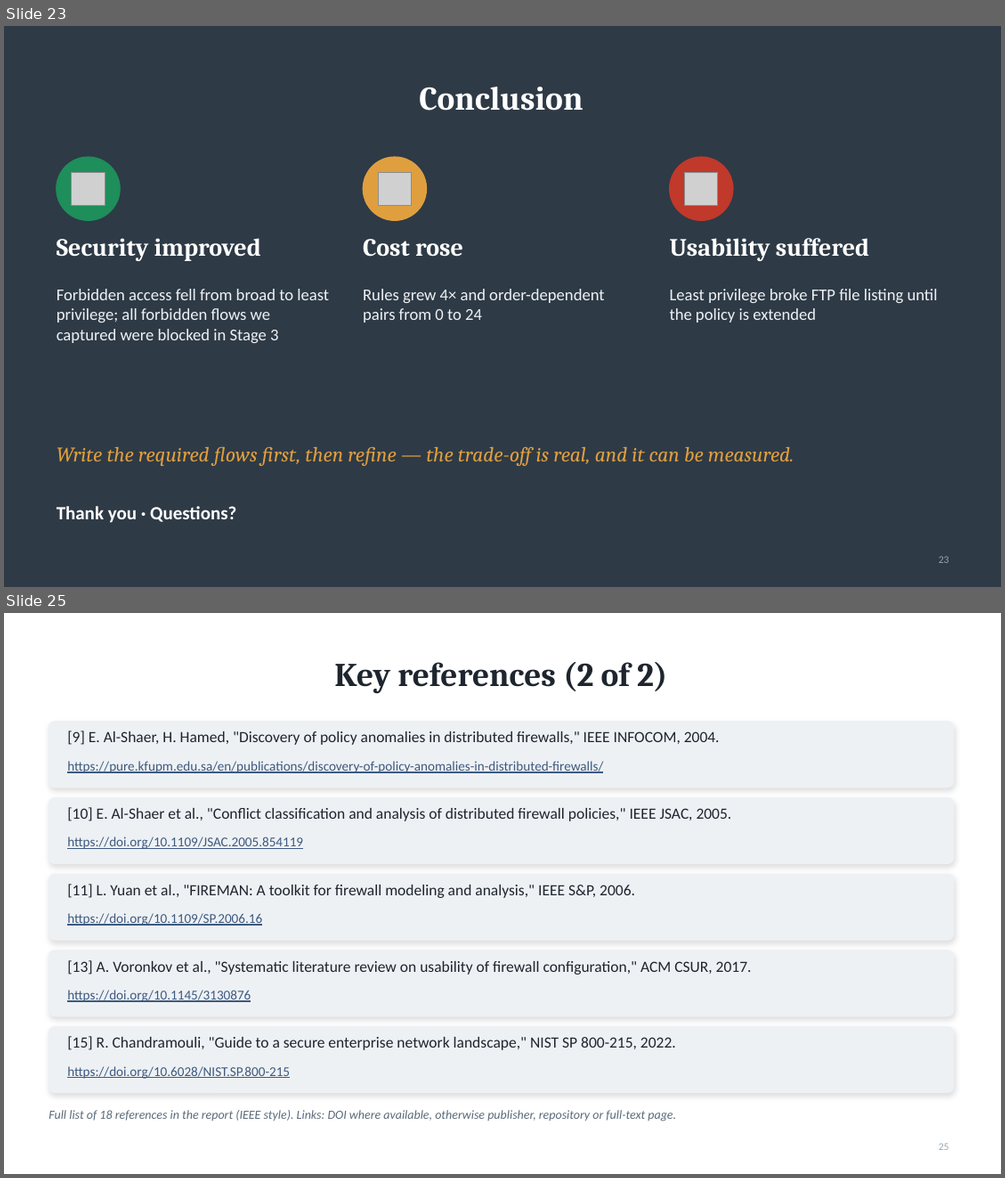
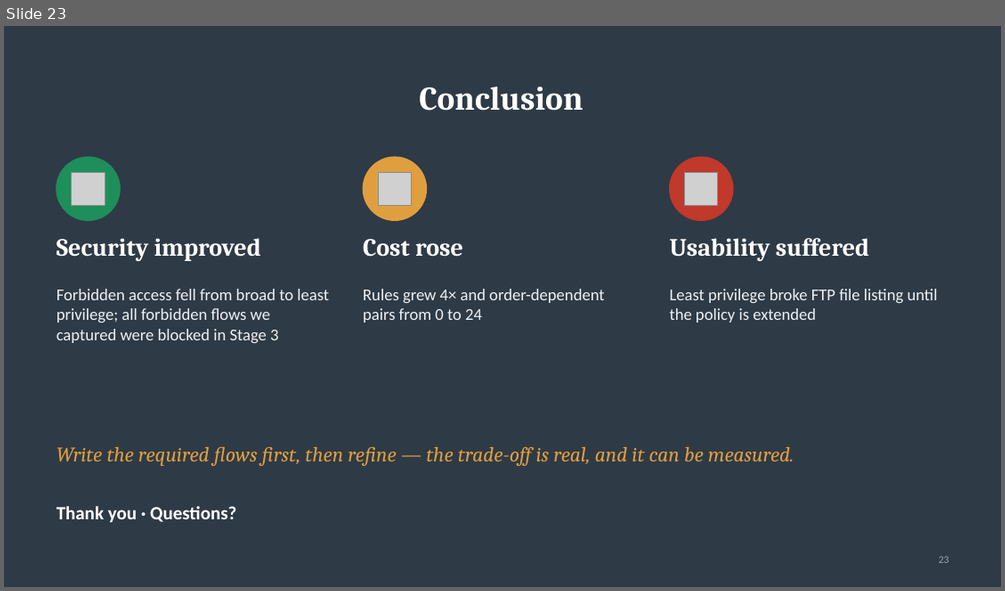
Before and after one commit to darshanpvt007-afk/firewall-policy-complexity-case-study, a slide deck: report/case-study-presentation.pptx. Shown one above the other, each under a label of ours: slides 23 and 25 before the commit, slide 23 after it; the slides between them are not shown. The pictures are 1005x1178 and 1005x591 pixels, drawn with LibreOffice and Linux fonts; fonts in the diff are those of the drawing; grey boxes stand for pictures. Boxes give left, top, right and bottom in pixels: in the first picture for what was removed or moved away, otherwise in the second. Text is boxed around its words. In the diff, an @@ line names an element or a change of style, - is before the commit and + after.

```diff
--- a/report/case-study-presentation.pptx
+++ b/report/case-study-presentation.pptx
@@ slide 25 removed at bbox=[4, 613, 1001, 1174], background #FFFFFF @@
@@ title removed at bbox=[334, 662, 667, 693] @@
-Key references (2 of 2)
@@ rounded rectangle removed at bbox=[48, 722, 954, 787] @@
@@ text removed at bbox=[67, 730, 720, 745] @@
-[9] E. Al-Shaer, H. Hamed, "Discovery of policy anomalies in distributed firewalls," IEEE INFOCOM, 2004.
@@ text removed at bbox=[67, 761, 603, 773] @@
-https://pure.kfupm.edu.sa/en/publications/discovery-of-policy-anomalies-in-distributed-firewalls/
@@ rounded rectangle removed at bbox=[48, 798, 954, 863] @@
@@ text removed at bbox=[67, 807, 732, 821] @@
-[10] E. Al-Shaer et al., "Conflict classification and analysis of distributed firewall policies," IEEE JSAC, 2005.
@@ text removed at bbox=[67, 836, 303, 849] @@
-https://doi.org/10.1109/JSAC.2005.854119
@@ rounded rectangle removed at bbox=[48, 874, 954, 940] @@
@@ text removed at bbox=[67, 884, 635, 898] @@
-[11] L. Yuan et al., "FIREMAN: A toolkit for firewall modeling and analysis," IEEE S&P, 2006.
@@ text removed at bbox=[67, 913, 262, 925] @@
-https://doi.org/10.1109/SP.2006.16
@@ rounded rectangle removed at bbox=[48, 950, 954, 1016] @@
@@ text removed at bbox=[67, 960, 752, 974] @@
-[13] A. Voronkov et al., "Systematic literature review on usability of firewall configuration," ACM CSUR, 2017.
@@ text removed at bbox=[67, 989, 251, 1002] @@
-https://doi.org/10.1145/3130876
@@ rounded rectangle removed at bbox=[48, 1027, 954, 1093] @@
@@ text removed at bbox=[67, 1036, 676, 1050] @@
-[15] R. Chandramouli, "Guide to a secure enterprise network landscape," NIST SP 800-215, 2022.
@@ text removed at bbox=[67, 1066, 290, 1078] @@
-https://doi.org/10.6028/NIST.SP.800-215
@@ text removed at bbox=[48, 1110, 676, 1121] @@
-Full list of 18 references in the report (IEEE style). Links: DOI where available, otherwise publisher, repository or full-text page.
@@ page number removed at bbox=[938, 1143, 949, 1150] @@
-25
```
Also in this commit, not shown: 1 slide changed, 2 slides added, 5 other files.
